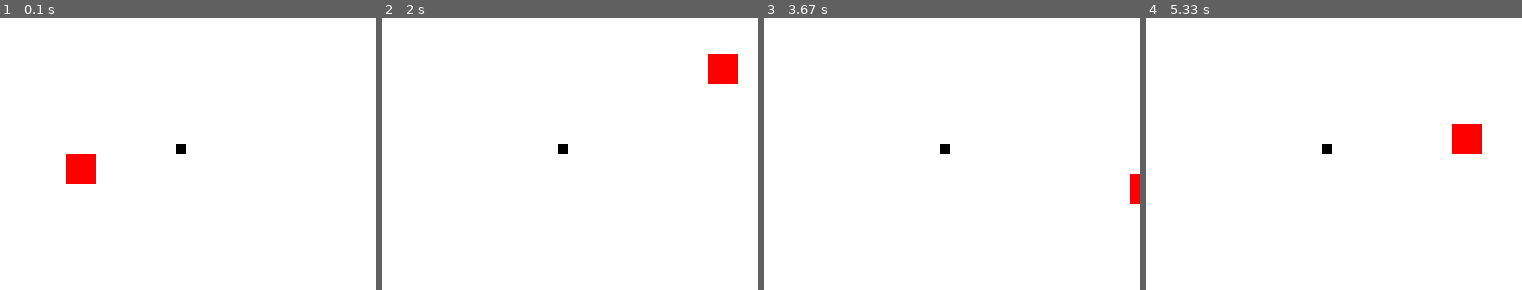
Above: before the commit, frames 1-4 (left to right).
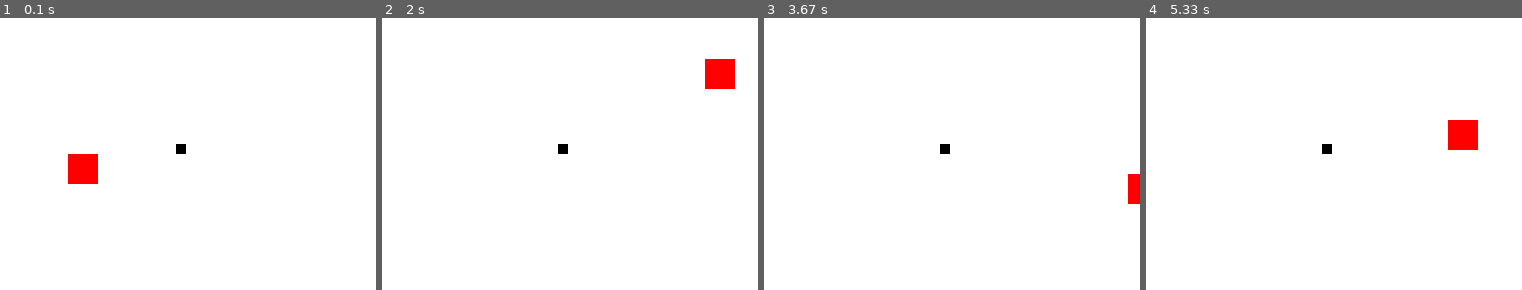
Above: after the commit, the same moments.

Repository: magizbox/pygame_build
Game: pygame game, started from main.py
Two runs of this game, one before a commit and one after it. Both use one fixed random seed, a clock stepped at 60 frames per second and the inputs below.
Inputs:
- Up to frame 1 (0.1 s): no input
- Up to frame 2 (2 s): hold Right 0.33-0.8 s; hold Up 0.83-1.13 s; hold Right 1.17-1.63 s; tap C at 1.67 s
- Up to frame 3 (3.67 s): hold Left 2-2.53 s; hold Down 2.57-2.87 s; tap C at 3.33 s
- Up to frame 4 (5.33 s): hold Up 3.67-4.03 s; hold Right 4.07-4.7 s; tap C at 4.22, 5.2 s; hold Down 4.73-5.1 s

The runs differ from the first frame. In frame 1, 0.1% of the frame differs, in the area x 17-27%, y 50-62%; in frame 2, 0.4%, in the area x 85-95%, y 13-27%; in frame 3, less than 0.1%; in frame 4, 0.4%.

Commit message:
fix random generator

Diff:
--- a/main.py
+++ b/main.py
@@ -43,8 +43,8 @@
 
     snakeLength = 1
     snakeList = [[-1, -1]] * (snakeLength - 1)
-    randAppleX = round(random.randrange(0, display_width - block_size) / 10.0) * 10
-    randAppleY = round(random.randrange(0, display_height - block_size) / 10.0) * 10
+    randAppleX = round(random.randrange(0, display_width - block_size))# / 10.0) * 10
+    randAppleY = round(random.randrange(0, display_height - block_size))# / 10.0) * 10
     while not gameExit:
         while gameOver:
             gameDisplay.fill(white)
@@ -52,6 +52,9 @@
             pygame.display.update()
 
             for event in pygame.event.get():
+                if event.type == pygame.QUIT:
+                    gameOver = False
+                    gameExit = True
                 if event.type == pygame.KEYDOWN:
                     if event.key == pygame.K_q:
                         gameExit = True
@@ -105,8 +108,8 @@
 
         if randAppleX <= lead_x <= randAppleX + AppleThickness and randAppleY <= lead_y <= randAppleY + AppleThickness:
             snakeLength += 1
-            randAppleX = round(random.randrange(0, display_width - block_size) / 10.0) * 10
-            randAppleY = round(random.randrange(0, display_height - block_size) / 10.0) * 10
+            randAppleX = round(random.randrange(0, display_width - block_size))# / 10.0) * 10
+            randAppleY = round(random.randrange(0, display_height - block_size))# / 10.0) * 10
 
         clock.tick(FPS)
 
